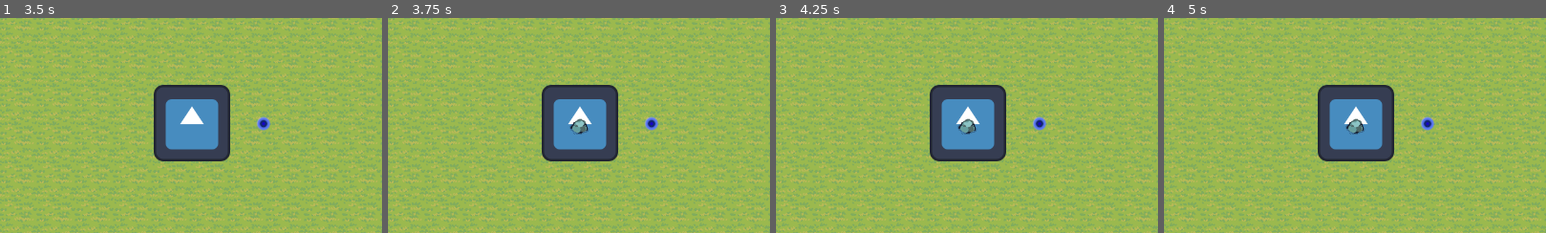
Above: before the commit, frames 1-4 (left to right).
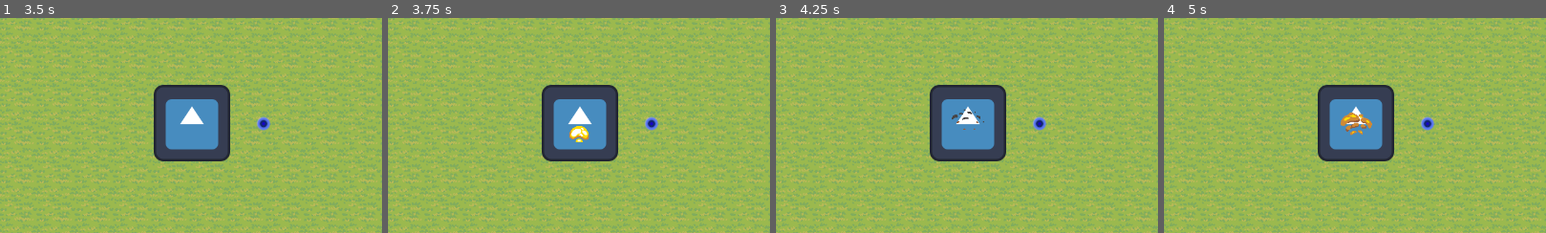
Above: after the commit, the same moments.

Repository: GlitchedSalad/global-game-jam-2026
Game: Godot game, scene res://src/scenes/level/main.tscn
Two runs of this game, one before a commit and one after it. Both use one fixed random seed, a clock stepped at 60 frames per second and the inputs below. The engine's default icon, where the game draws it, is replaced by a stand-in: a white triangle on a blue panel in a dark square.
Inputs:
- Up to frame 1 (3.5 s): tap Enter at 0.5, 2 s; hold Right (ARROW_RIGHT) 0.53-1.28 s; tap G (G) at 0.6 s; tap Space at 1.25, 2.75 s; hold Down (ARROW_DOWN) 1.28-2.03 s; tap H (H) at 1.35 s; hold Right (ARROW_RIGHT) 2.03-2.78 s; tap J (J) at 2.1 s; hold Up (ARROW_UP) from 2.78 s (still down); tap Y (Y) at 2.85 s
- Up to frame 2 (3.75 s): tap Enter at 3.5 s; release Up (ARROW_UP) at 3.53 s; hold Left (ARROW_LEFT) from 3.53 s (still down); tap G (G) at 3.6 s
- Up to frame 3 (4.25 s): keep holding Left (ARROW_LEFT)
- Up to frame 4 (5 s): keep holding Left (ARROW_LEFT); tap H (H) at 4.35 s
The pictures show only the part of the screen within x 25-75%, y 26-76%; the shares and areas given below are measured in that part.

Frame 1 is identical in both runs. In frame 2, 0.4% of the frame differs, in the area x 47-53%, y 46-58%; in frame 3, 0.4%; in frame 4, 0.6%, in the area x 46-55%, y 44-55%.

Commit message:
fireball is fireball

Diff:
--- a/src/scenes/entities/projectiles/fireballProjectile.tscn
+++ b/src/scenes/entities/projectiles/fireballProjectile.tscn
@@ -1,9 +1,101 @@
 [gd_scene format=3 uid="uid://vecdkg8tcvyq"]
 
 [ext_resource type="Script" uid="uid://d30n4ekrlj8hn" path="res://src/scripts/entities/projectiles/fireball_projectile.gd" id="1_t34b3"]
-[ext_resource type="Texture2D" uid="uid://jdfxjqe8n0bo" path="res://src/assets/Terrain/Decorations/Rocks/Rock1.png" id="2_3hawb"]
+[ext_resource type="Texture2D" uid="uid://v48c6hks3uct" path="res://src/assets/Particle FX/Fire_03.png" id="2_3hawb"]
 [ext_resource type="Texture2D" uid="uid://c2tos1omse0cv" path="res://icon.svg" id="2_prq5w"]
 [ext_resource type="PackedScene" uid="uid://bys6hebroqph3" path="res://src/scenes/components/hurtboxComponent.tscn" id="3_3hawb"]
+
+[sub_resource type="AtlasTexture" id="AtlasTexture_3hawb"]
+atlas = ExtResource("2_3hawb")
+region = Rect2(0, 0, 64, 64)
+
+[sub_resource type="AtlasTexture" id="AtlasTexture_w73ag"]
+atlas = ExtResource("2_3hawb")
+region = Rect2(64, 0, 64, 64)
+
+[sub_resource type="AtlasTexture" id="AtlasTexture_yddmq"]
+atlas = ExtResource("2_3hawb")
+region = Rect2(128, 0, 64, 64)
+
+[sub_resource type="AtlasTexture" id="AtlasTexture_m4kr3"]
+atlas = ExtResource("2_3hawb")
+region = Rect2(192, 0, 64, 64)
+
+[sub_resource type="AtlasTexture" id="AtlasTexture_ki01x"]
+atlas = ExtResource("2_3hawb")
+region = Rect2(256, 0, 64, 64)
+
+[sub_resource type="AtlasTexture" id="AtlasTexture_n8vkr"]
+atlas = ExtResource("2_3hawb")
+region = Rect2(320, 0, 64, 64)
+
+[sub_resource type="AtlasTexture" id="AtlasTexture_wbxo6"]
+atlas = ExtResource("2_3hawb")
+region = Rect2(384, 0, 64, 64)
+
+[sub_resource type="AtlasTexture" id="AtlasTexture_k2bur"]
+atlas = ExtResource("2_3hawb")
+region = Rect2(448, 0, 64, 64)
+
+[sub_resource type="AtlasTexture" id="AtlasTexture_dt56a"]
+atlas = ExtResource("2_3hawb")
+region = Rect2(512, 0, 64, 64)
+
+[sub_resource type="AtlasTexture" id="AtlasTexture_5ltxu"]
+atlas = ExtResource("2_3hawb")
+region = Rect2(576, 0, 64, 64)
+
+[sub_resource type="AtlasTexture" id="AtlasTexture_lgxyg"]
+atlas = ExtResource("2_3hawb")
+region = Rect2(640, 0, 64, 64)
+
+[sub_resource type="AtlasTexture" id="AtlasTexture_iejnm"]
+atlas = ExtResource("2_3hawb")
+region = Rect2(704, 0, 64, 64)
+
+[sub_resource type="SpriteFrames" id="SpriteFrames_p0dpw"]
+animations = [{
+"frames": [{
+"duration": 1.0,
+"texture": SubResource("AtlasTexture_3hawb")
+}, {
+"duration": 1.0,
+"texture": SubResource("AtlasTexture_w73ag")
+}, {
+"duration": 1.0,
+"texture": SubResource("AtlasTexture_yddmq")
+}, {
+"duration": 1.0,
+"texture": SubResource("AtlasTexture_m4kr3")
+}, {
+"duration": 1.0,
+"texture": SubResource("AtlasTexture_ki01x")
+}, {
+"duration": 1.0,
+"texture": SubResource("AtlasTexture_n8vkr")
+}, {
+"duration": 1.0,
+"texture": SubResource("AtlasTexture_wbxo6")
+}, {
+"duration": 1.0,
+"texture": SubResource("AtlasTexture_k2bur")
+}, {
+"duration": 1.0,
+"texture": SubResource("AtlasTexture_dt56a")
+}, {
+"duration": 1.0,
+"texture": SubResource("AtlasTexture_5ltxu")
+}, {
+"duration": 1.0,
+"texture": SubResource("AtlasTexture_lgxyg")
+}, {
+"duration": 1.0,
+"texture": SubResource("AtlasTexture_iejnm")
+}],
+"loop": true,
+"name": &"default",
+"speed": 12.0
+}]
 
 [sub_resource type="CircleShape2D" id="CircleShape2D_w73ag"]
 
@@ -14,8 +106,8 @@
 [node name="FireballProjectile" type="Node2D" unique_id=188568739]
 script = ExtResource("1_t34b3")
 
-[node name="Sprite2D" type="Sprite2D" parent="." unique_id=664612121]
-texture = ExtResource("2_3hawb")
+[node name="Sprite2D" type="AnimatedSprite2D" parent="." unique_id=961189844]
+sprite_frames = SubResource("SpriteFrames_p0dpw")
 
 [node name="HurtboxComponent" parent="." unique_id=751094630 instance=ExtResource("3_3hawb")]
 
--- a/src/scripts/entities/projectiles/fireball_projectile.gd
+++ b/src/scripts/entities/projectiles/fireball_projectile.gd
@@ -1,12 +1,12 @@
 extends Projectile
 
-@export var speed = 2000
-@export var life_duration = 3.0
+@export var speed = 1000
+@export var life_duration = 1.0
 var direction: Vector2
 var hurtbox: HurtboxComponent
 var hitEffect: GPUParticles2D
 var lifeTimer:= Timer.new()
-var sprite: Sprite2D
+var sprite: AnimatedSprite2D
 
 func initialize(direction: Vector2, position: Vector2) -> void:
 	sprite = get_node("Sprite2D")
@@ -20,6 +20,8 @@
 	lifeTimer.timeout.connect(queue_free)
 	add_child(lifeTimer)
 	lifeTimer.autostart = true
+	sprite.play()
+	sprite.rotation = direction.angle()
 
 
 func _process(delta: float) -> void:
